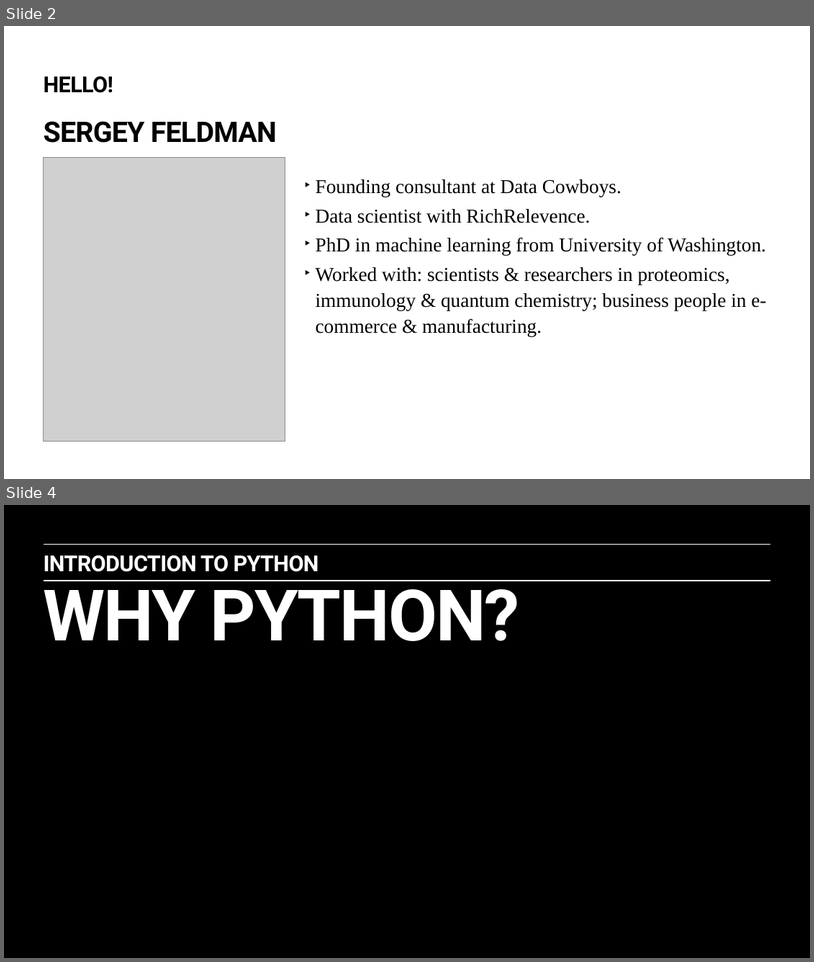
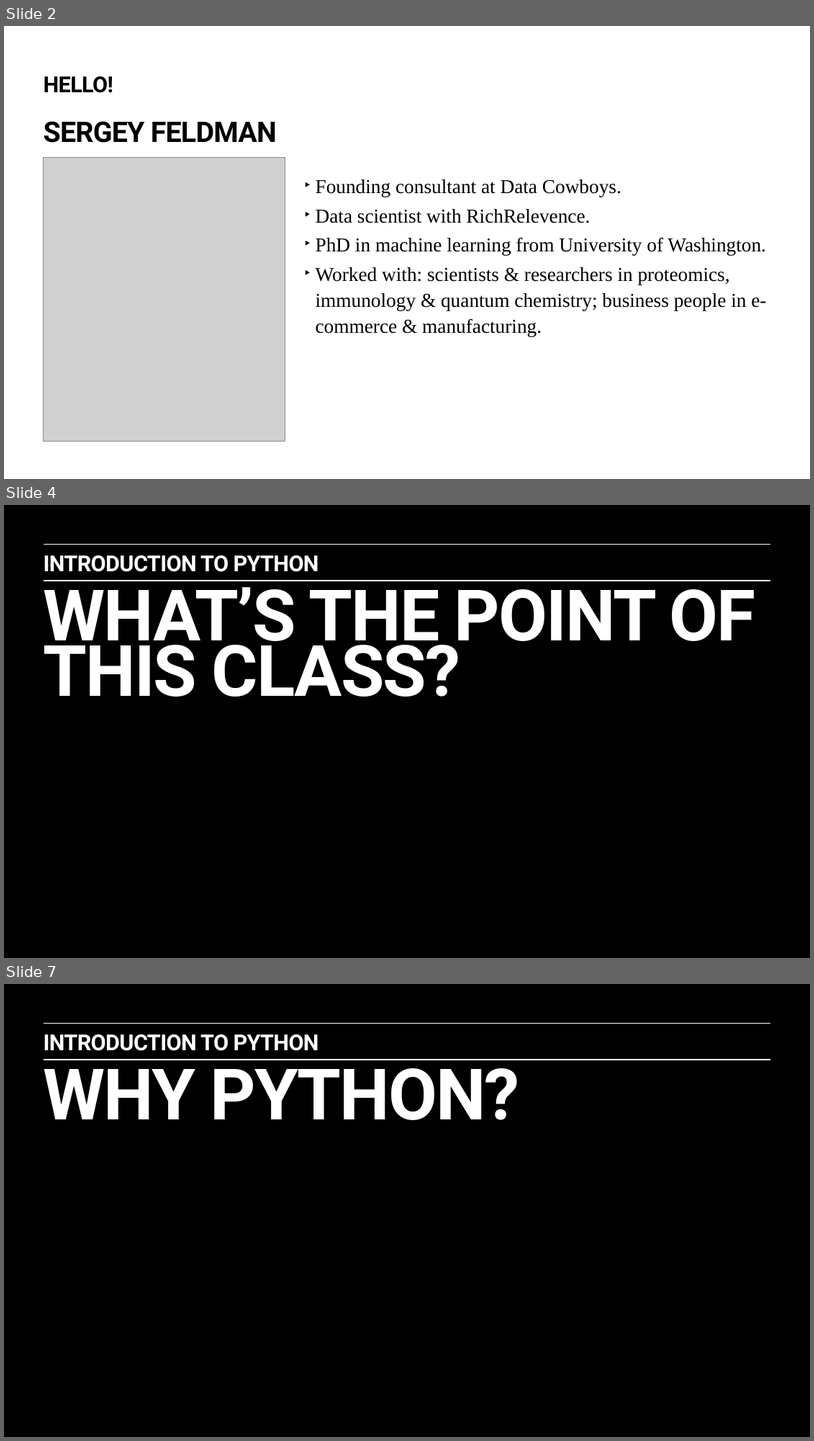
Before and after one commit to sergeyf/Python_intro_class, a slide deck: Python_Course_1.pptx. Shown one above the other, each under a label of ours: slides 2 and 4 before the commit, slides 2, 4 and 7 after it; the slides between them are not shown. The pictures are 814x962 and 814x1441 pixels, drawn with LibreOffice and Linux fonts; fonts in the diff are those of the drawing; grey boxes stand for pictures. Boxes give left, top, right and bottom in pixels: in the first picture for what was removed or moved away, otherwise in the second. Text is boxed around its words. In the diff, an @@ line names an element or a change of style, - is before the commit and + after.

```diff
--- a/Python_Course_1.pptx
+++ b/Python_Course_1.pptx
@@ slide 4 added at <box>4,505,810,958</box>, background #000000 @@
@@ line added from (43, 544) to (772, 544), #FFFFFF 1 pt @@
@@ text added at <box>44,555,319,572</box>, 28 pt, text #FFFFFF, bold @@
+INTRODUCTION TO PYTHON
@@ line added from (43, 581) to (772, 581), #FFFFFF 1 pt @@
@@ text added at <box>44,580,756,697</box>, 90 pt, text #FFFFFF, bold @@
+WHAT’S THE POINT OF THIS CLASS?
@@ what was slide 4 is now slide 7 @@
```
Also in this commit, not shown: 8 slides changed, 4 other slides added, 2 other files.
